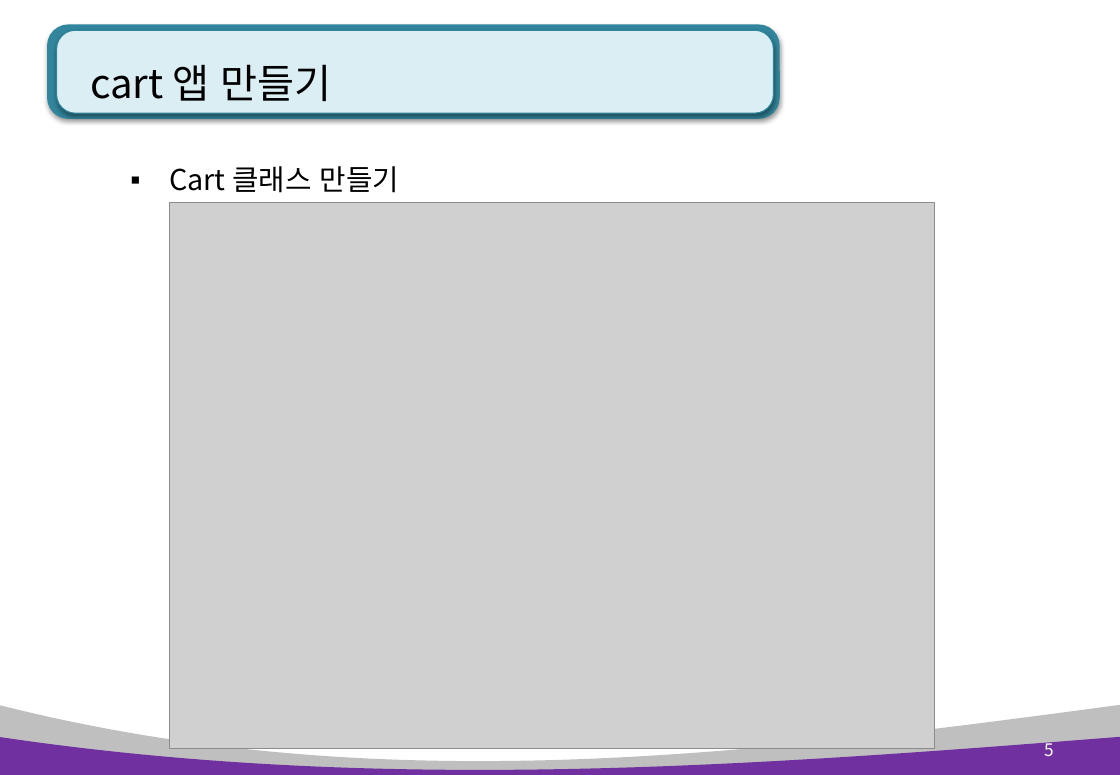
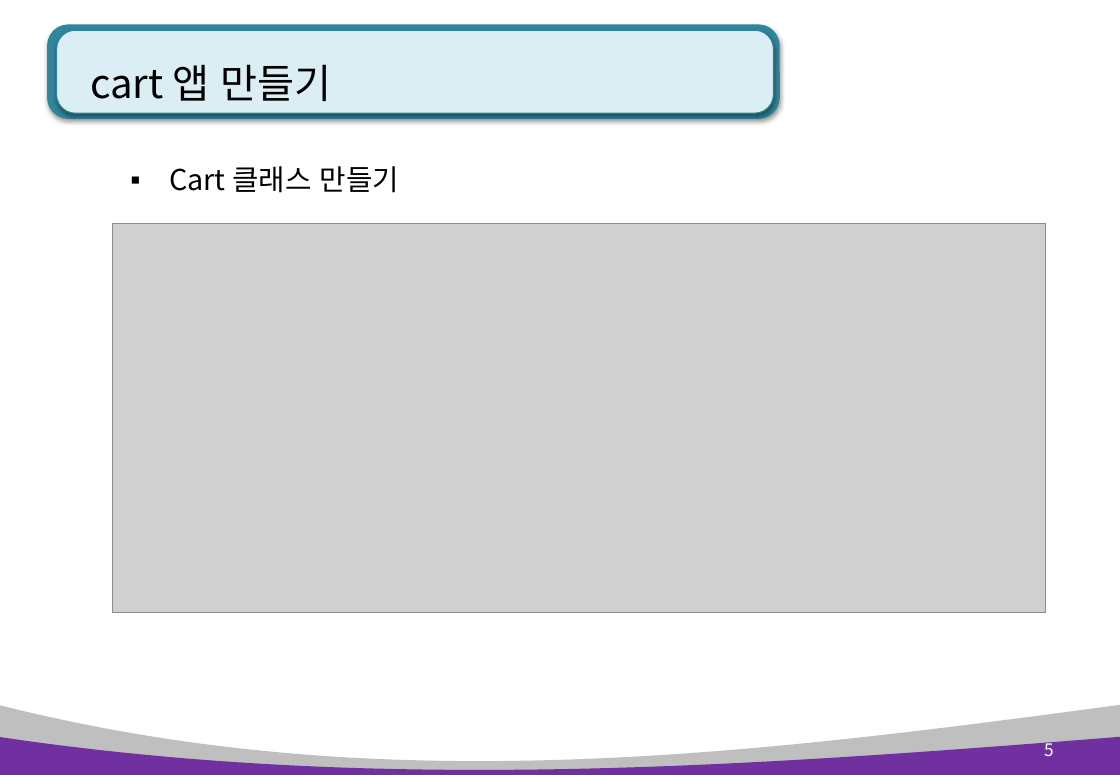
Before and after one commit to kiyongee2/green_project_web, a slide deck: slide 5 of django_ppt/shop_ppt/2장. cart(장바구니).pptx. Drawn at 1120x775 pixels with LibreOffice and Linux fonts; fonts in the diff are those of the drawing; grey boxes stand for pictures. Boxes give left, top, right and bottom in pixels: in the first picture for what was removed or moved away, otherwise in the second. Text is boxed around its words. In the diff, an @@ line names an element or a change of style, - is before the commit and + after.

Commit message:
cart ppt

```diff
--- a/django_ppt/shop_ppt/2장. cart(장바구니).pptx
+++ b/django_ppt/shop_ppt/2장. cart(장바구니).pptx
@@ text "Cart 클래스 만들기" rewrapped from [120, 140, 828, 203] to [169, 166, 399, 193] @@
@@ picture: place and size @@
-picture at [170, 203, 935, 750]
+picture at [113, 223, 1047, 613]
```
Also in this commit, not shown: 4 other slides changed, 2 slides added, 2 other files.
